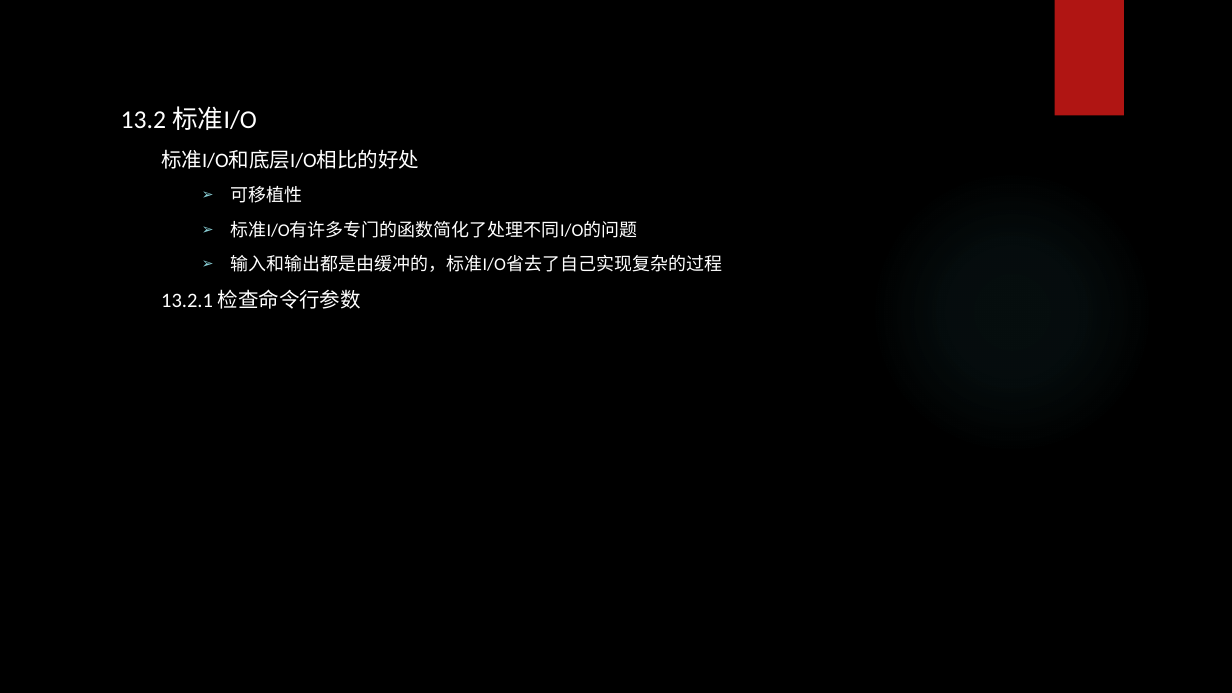
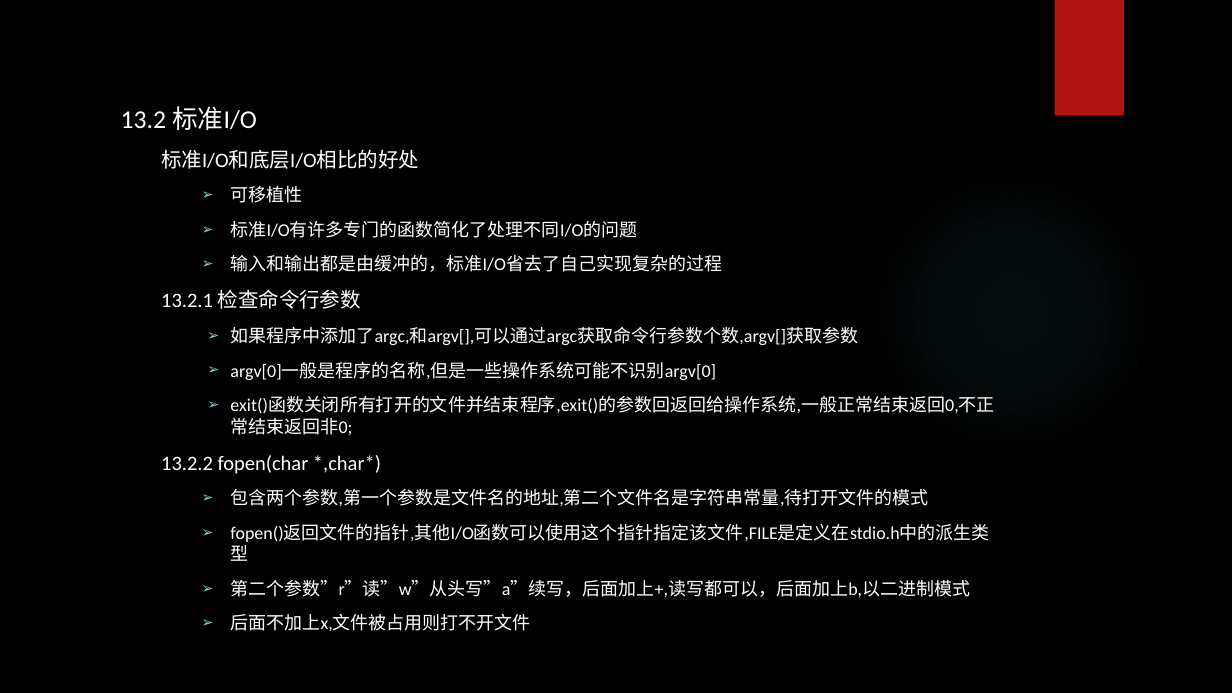
Before and after one commit to tsyin/c_ppt-code, a slide deck: slide 4 of 13 文件输入输出.pptx. Drawn at 1232x693 pixels with LibreOffice and Linux fonts; fonts in the diff are those of the drawing; background and template pictures are left out. Boxes give left, top, right and bottom in pixels: in the first picture for what was removed or moved away, otherwise in the second. Text is boxed around its words. In the diff, an @@ line names an element or a change of style, - is before the commit and + after.

```diff
--- a/13 文件输入输出.pptx
+++ b/13 文件输入输出.pptx
@@ text at [161,327,994,631]: paragraphs added @@
+    ➢ 如果程序中添加了argc,和argv[],可以通过argc获取命令行参数个数,argv[]获取参数
+    ➢ argv[0]一般是程序的名称,但是一些操作系统可能不识别argv[0]
+    ➢ exit()函数关闭所有打开的文件并结束程序,exit()的参数回返回给操作系统,一般正常结束返回0,不正常结束返回非0;
+  13.2.2 fopen(char *,char*)
+    ➢ 包含两个参数,第一个参数是文件名的地址,第二个文件名是字符串常量,待打开文件的模式
+    ➢ fopen()返回文件的指针,其他I/O函数可以使用这个指针指定该文件,FILE是定义在stdio.h中的派生类型
+    ➢ 第二个参数”r”读”w”从头写”a”续写，后面加上+,读写都可以，后面加上b,以二进制模式
+    ➢ 后面不加上x,文件被占用则打不开文件
```
Also in this commit, not shown: 1 slide added, 3 other files.
